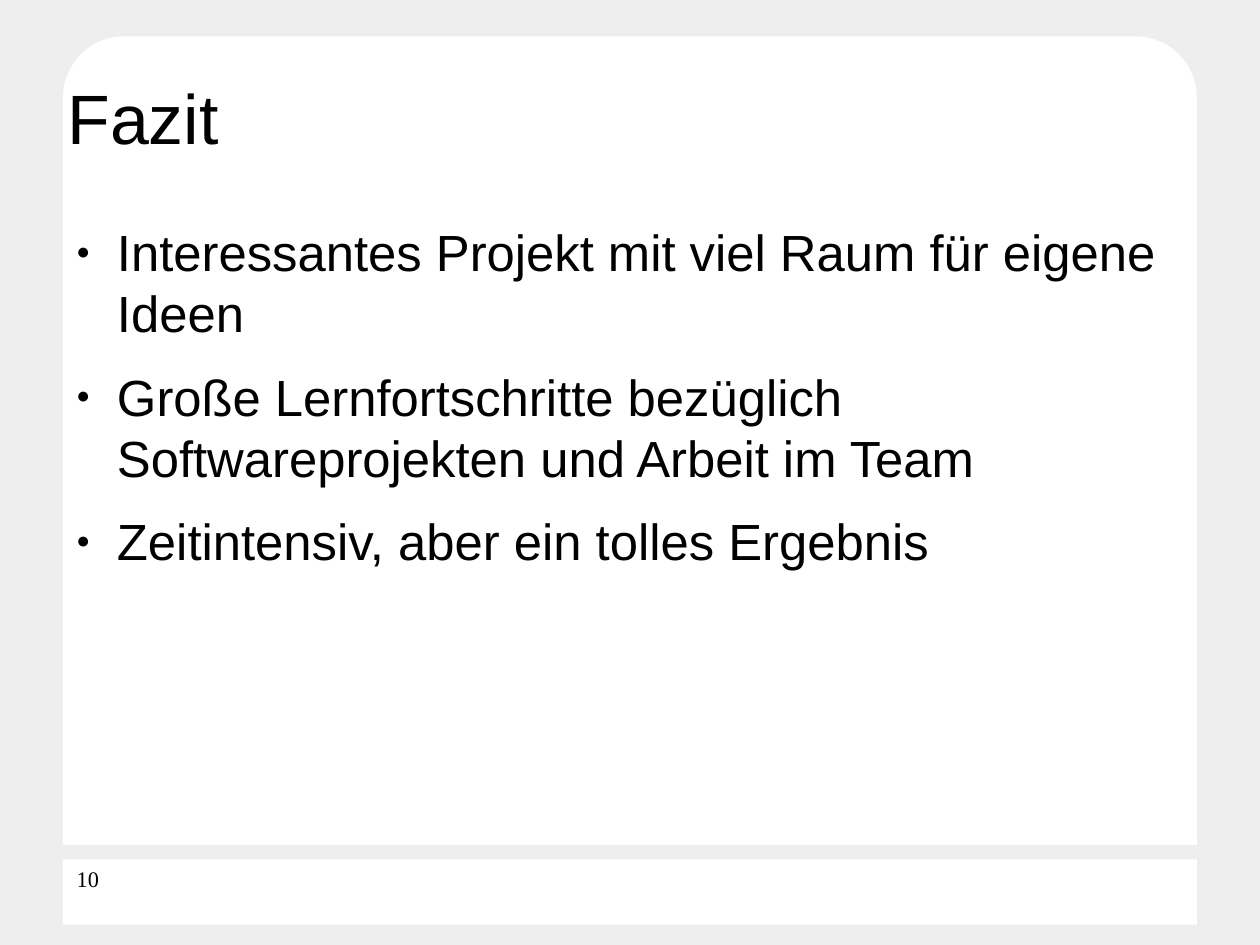
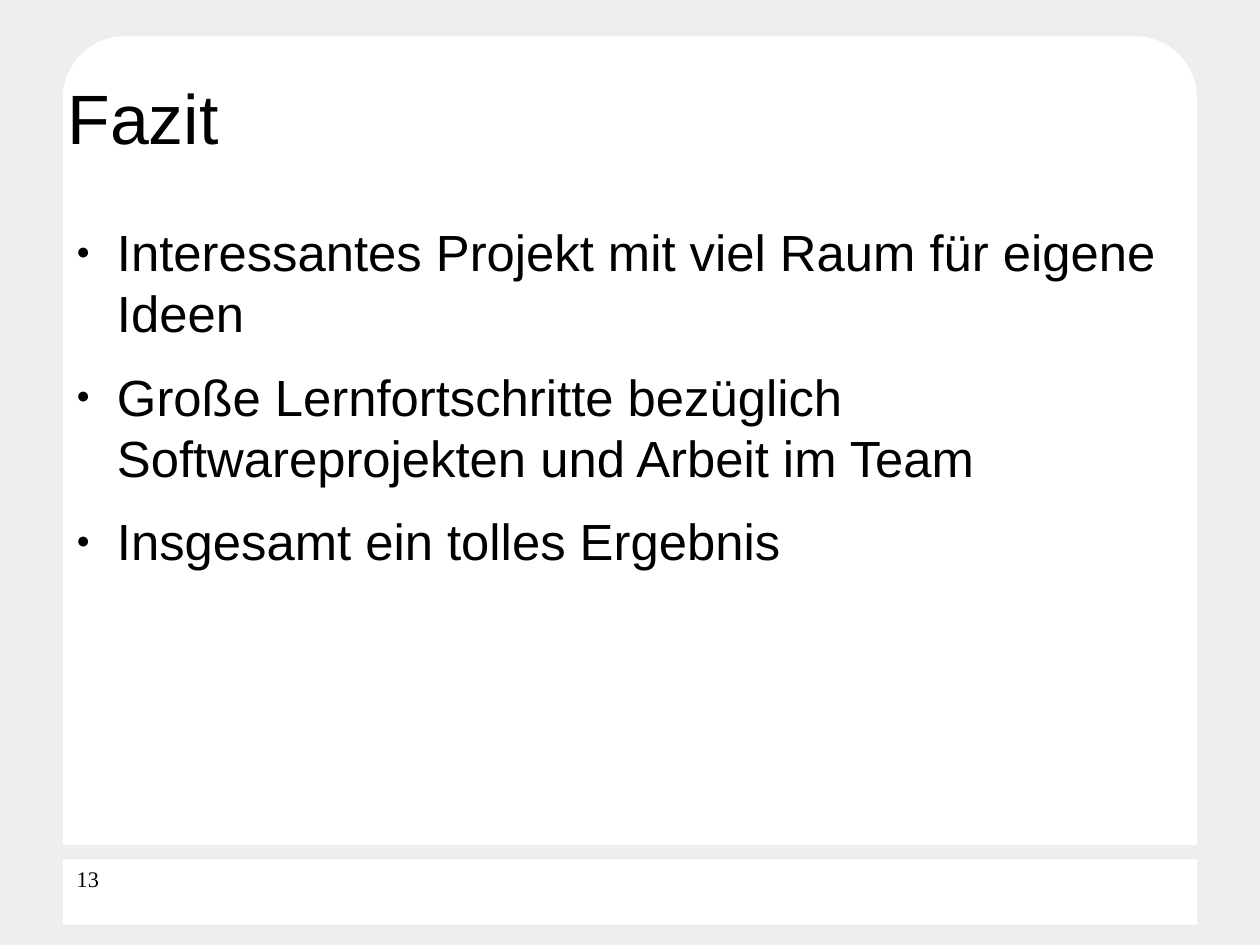
Before and after one commit to Die-anonymen-PSEler/archive, a slide deck: slide 13 of pse-5/final-presentation.odp (slide 10 before the commit). Drawn at 1260x945 pixels with LibreOffice and Linux fonts; fonts in the diff are those of the drawing; background and template pictures are left out. Boxes give left, top, right and bottom in pixels: in the first picture for what was removed or moved away, otherwise in the second. Text is boxed around its words. In the diff, an @@ line names an element or a change of style, - is before the commit and + after.

```diff
--- a/pse-5/final-presentation.odp
+++ b/pse-5/final-presentation.odp
@@ text at (117, 523, 780, 571): text changed @@
-● Zeitintensiv, aber ein tolles Ergebnis
+● Insgesamt ein tolles Ergebnis
@@ page number at (77, 872, 99, 888): text changed @@
-10
+13
```
Also in this commit, not shown: 3 other slides changed, 4 slides added, 1 slide removed, 1 other file.
